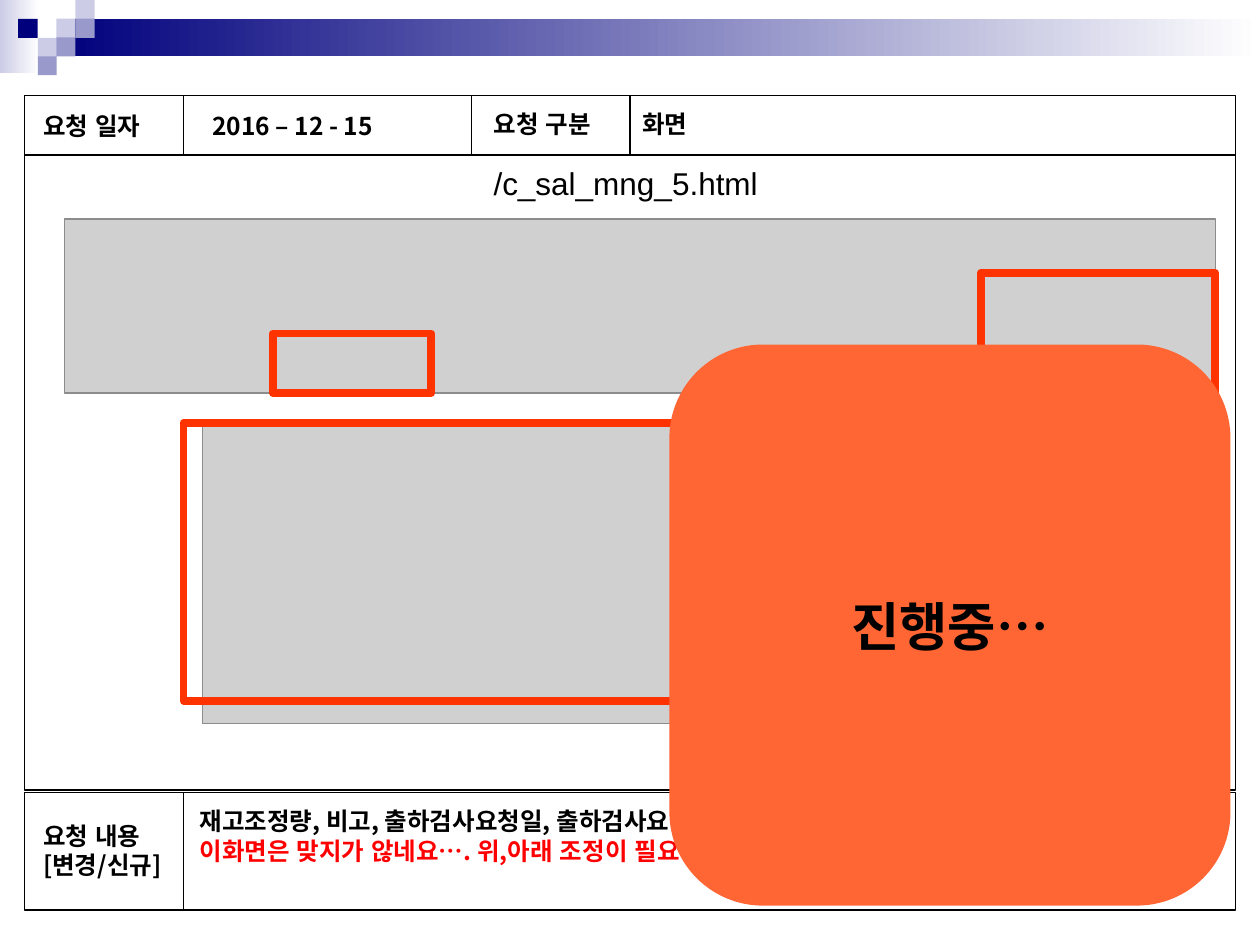
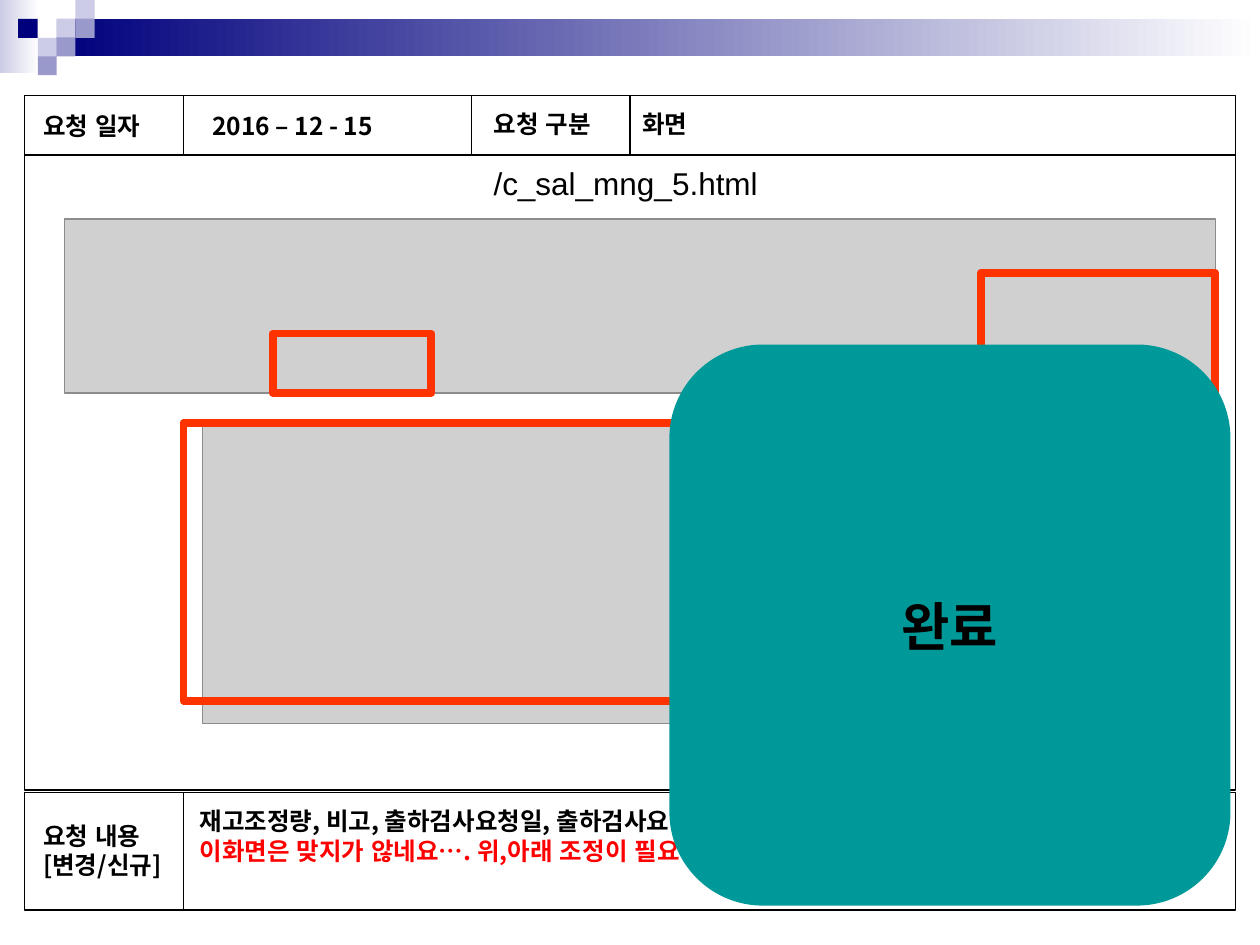
Before and after one commit to in-yong/sinsin_project, a slide deck: slide 7 of 공유문서/수정요청/수정요청_1215_1030/화면점검_김영은.pptx. Drawn at 1260x945 pixels with LibreOffice and Linux fonts; fonts in the diff are those of the drawing; grey boxes stand for pictures. Boxes give left, top, right and bottom in pixels: in the first picture for what was removed or moved away, otherwise in the second. Text is boxed around its words. In the diff, an @@ line names an element or a change of style, - is before the commit and + after.

Commit message:
[김영은] 수정완료

```diff
--- a/공유문서/수정요청/수정요청_1215_1030/화면점검_김영은.pptx
+++ b/공유문서/수정요청/수정요청_1215_1030/화면점검_김영은.pptx
@@ rounded rectangle "완료" at [669,344,1230,905]: fill #FF6633 to #009999 @@
@@ text in rounded rectangle at [902,602,999,650]: text changed @@
-진행중…
+완료
```
Also in this commit, not shown: 4 other files.
